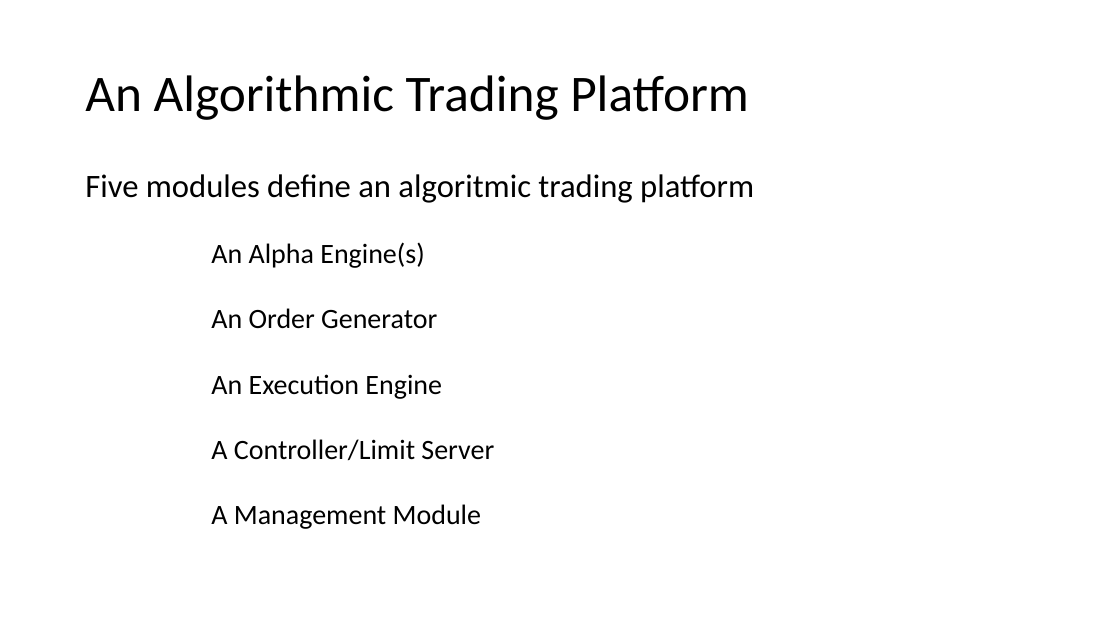
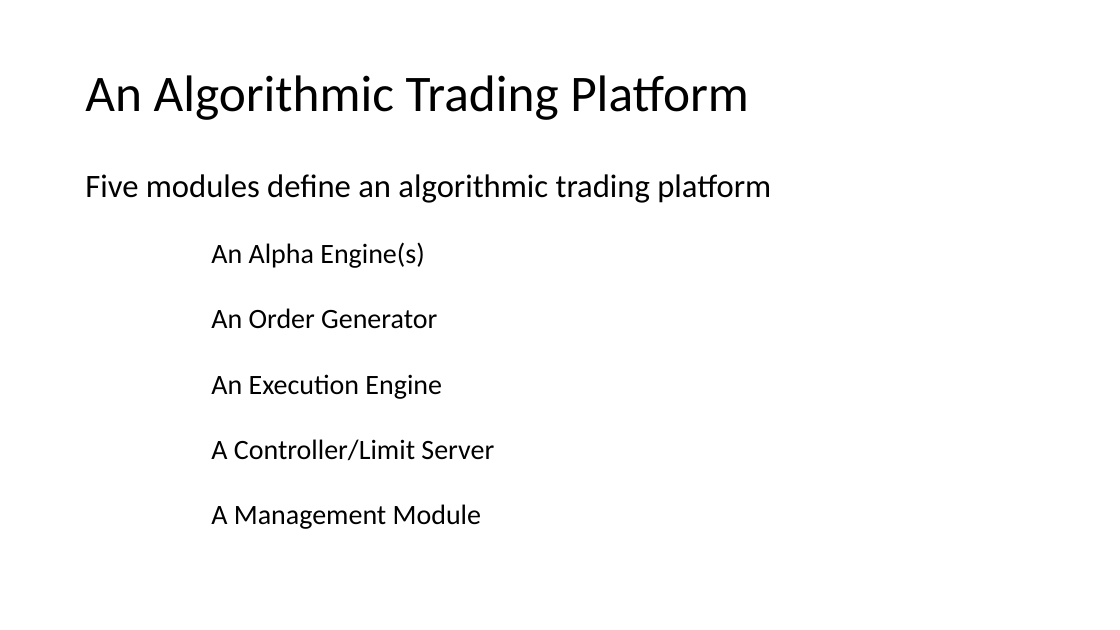
Before and after one commit to seanahmad/FRE-7251-Algo-Trading, a slide deck: slide 11 of Lesson 2/Tandon Algo to Students_week4_Spring2018_out.pptx. Drawn at 1120x630 pixels with LibreOffice and Linux fonts; fonts in the diff are those of the drawing. Boxes give left, top, right and bottom in pixels: in the first picture for what was removed or moved away, otherwise in the second. Text is boxed around its words. In the diff, an @@ line names an element or a change of style, - is before the commit and + after.

```diff
--- a/Lesson 2/Tandon Algo to Students_week4_Spring2018_out.pptx
+++ b/Lesson 2/Tandon Algo to Students_week4_Spring2018_out.pptx
@@ text at (85,174,771,203): text changed @@
-Five modules define an algoritmic trading platform
+Five modules define an algorithmic trading platform
```
Also in this commit, not shown: 25 other files.
